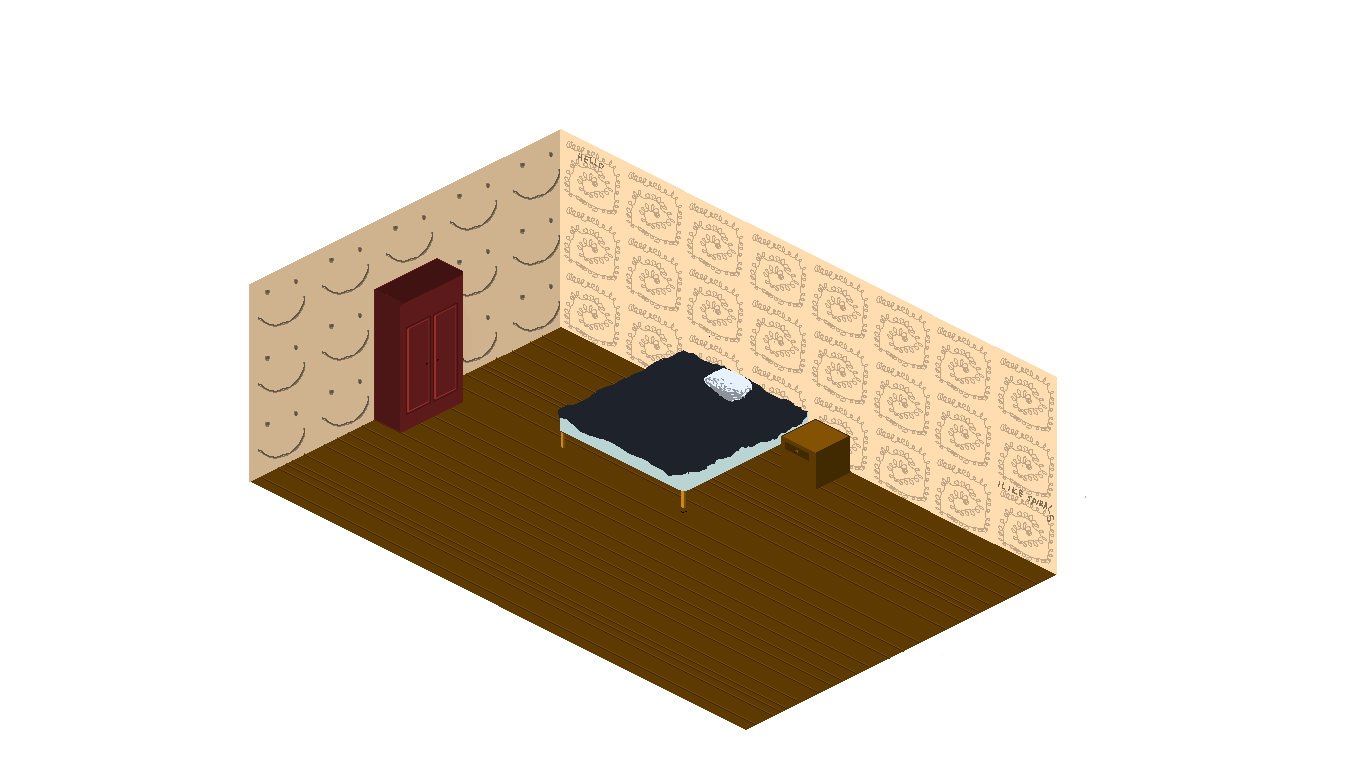
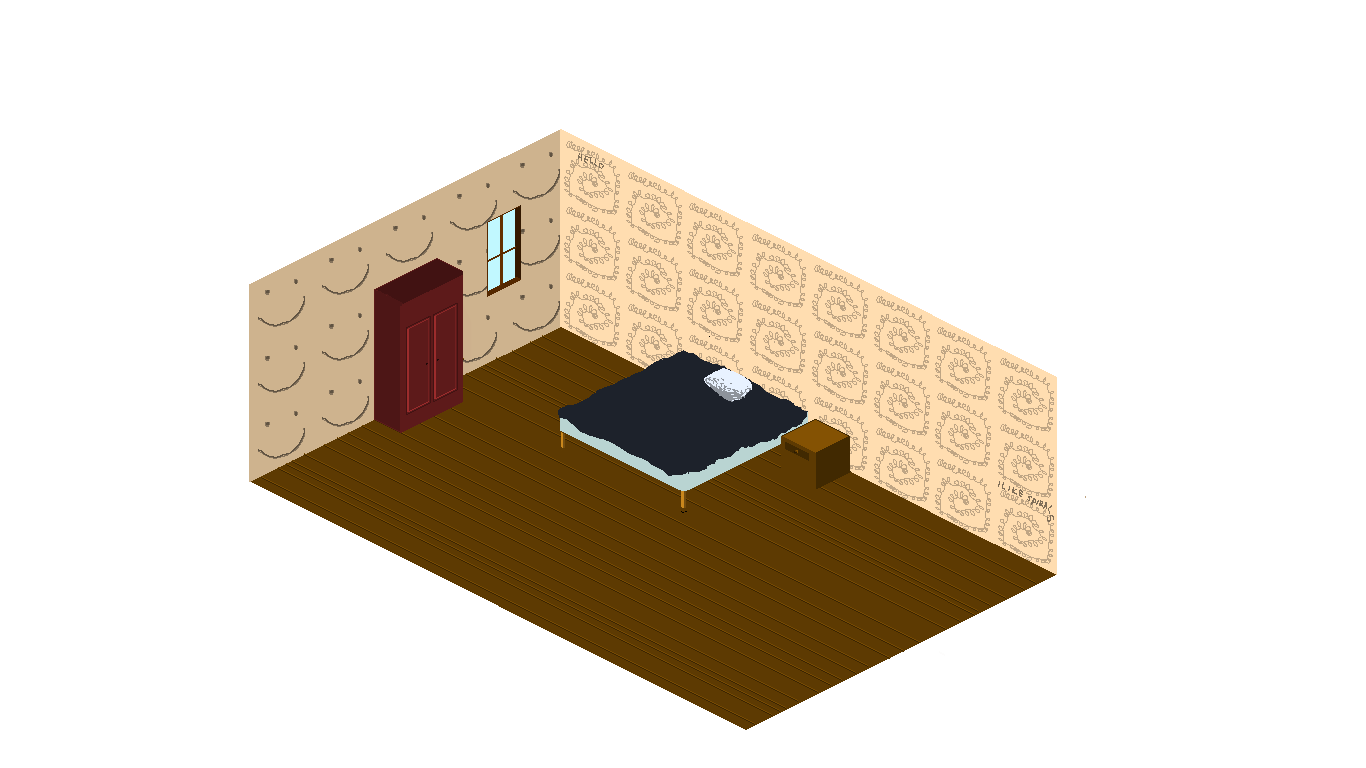
Revision of a layered 1366px x 768px image; what changed, layer by layer:
added group "Grupp 2" with 7 layers above "Kompositionsskit" over [487,205,521,297]
added layer "Fönsterkarm" in group "Grupp 2" over [487,205,521,297]
added layer "Fönster" in group "Grupp 2" over [487,208,521,297]
